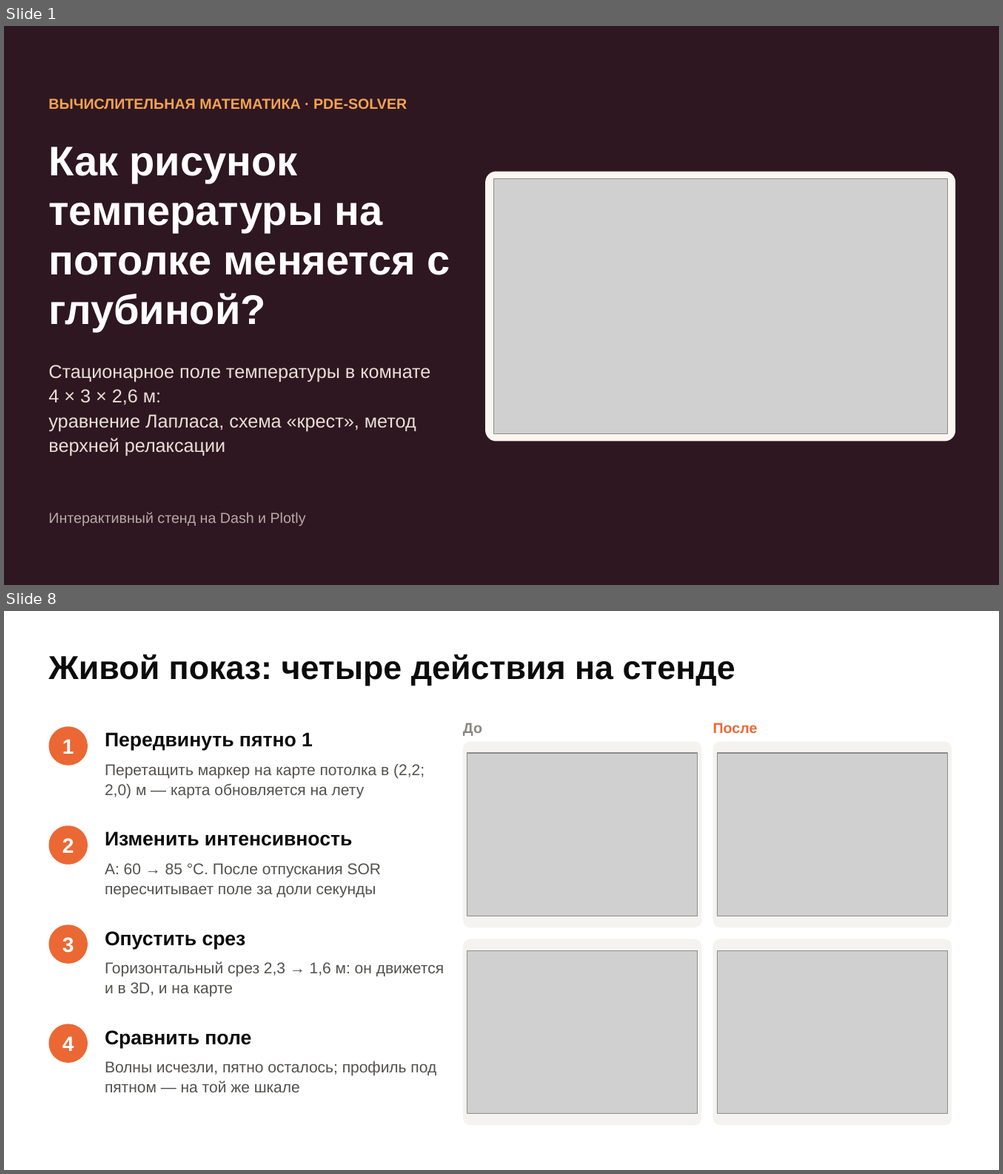
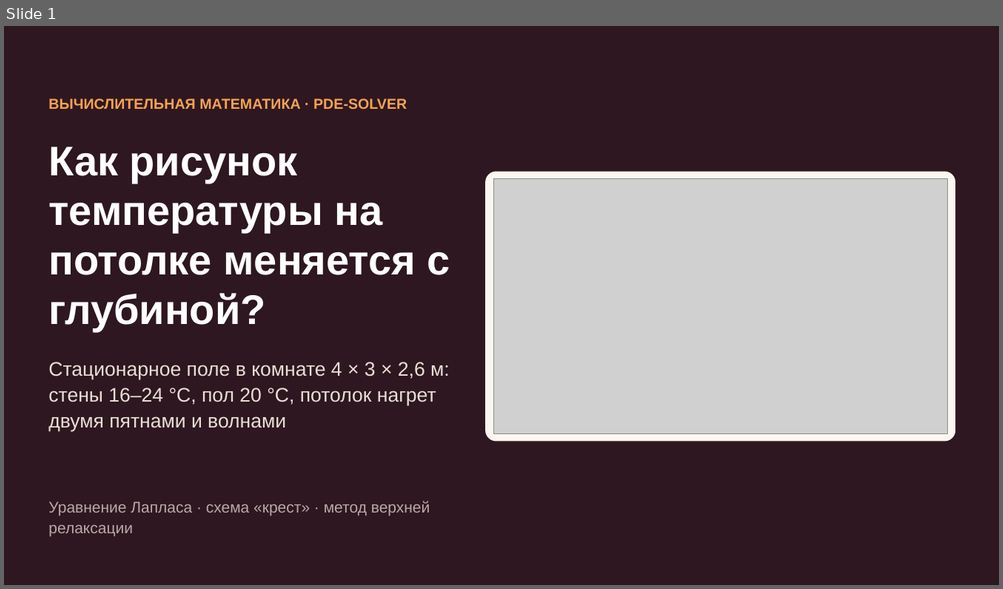
Before and after one commit to terMorel/computational-mathematics, a slide deck: PDE-Solver/presentation/PDE-Solver.pptx. Shown one above the other, each under a label of ours: slides 1 and 8 before the commit, slide 1 after it; the slides between them are not shown. The pictures are 1003x1174 and 1003x589 pixels, drawn with LibreOffice and Linux fonts; fonts in the diff are those of the drawing; grey boxes stand for pictures. Boxes give left, top, right and bottom in pixels: in the first picture for what was removed or moved away, otherwise in the second. Text is boxed around its words. In the diff, an @@ line names an element or a change of style, - is before the commit and + after.

```diff
--- a/PDE-Solver/presentation/PDE-Solver.pptx
+++ b/PDE-Solver/presentation/PDE-Solver.pptx
@@ slide 8 removed at box(4, 611, 999, 1170), background #FFFFFF @@
@@ text removed at box(48, 654, 735, 686) @@
-Живой показ: четыре действия на стенде
@@ ellipse removed at box(48, 726, 88, 766) @@
-1
@@ text removed at box(105, 732, 313, 751) @@
-Передвинуть пятно 1
@@ text removed at box(463, 723, 482, 736) @@
-До
@@ rounded rectangle removed at box(463, 741, 702, 928) @@
@@ text removed at box(713, 723, 757, 733) @@
-После
@@ rounded rectangle removed at box(713, 741, 951, 928) @@
@@ text removed at box(105, 764, 424, 799) @@
-Перетащить маркер на карте потолка в (2,2; 2,0) м — карта обновляется на лету
@@ picture removed at box(467, 753, 697, 916) @@
@@ picture removed at box(717, 753, 947, 916) @@
@@ ellipse removed at box(48, 826, 88, 865) @@
-2
@@ text removed at box(105, 832, 352, 846) @@
-Изменить интенсивность
@@ text removed at box(105, 863, 381, 898) @@
-A: 60 → 85 °C. После отпускания SOR пересчитывает поле за доли секунды
@@ ellipse removed at box(48, 925, 88, 964) @@
-3
@@ text removed at box(105, 931, 246, 949) @@
-Опустить срез
@@ rounded rectangle removed at box(463, 940, 702, 1126) @@
@@ rounded rectangle removed at box(713, 940, 951, 1126) @@
@@ text removed at box(105, 962, 444, 997) @@
-Горизонтальный срез 2,3 → 1,6 м: он движется и в 3D, и на карте
@@ picture removed at box(467, 951, 697, 1114) @@
@@ picture removed at box(717, 951, 947, 1114) @@
@@ ellipse removed at box(48, 1025, 88, 1063) @@
-4
@@ text removed at box(105, 1031, 251, 1048) @@
-Сравнить поле
@@ text removed at box(105, 1062, 436, 1093) @@
-Волны исчезли, пятно осталось; профиль под пятном — на той же шкале
@@ slide 1 changed as well @@
@@ text at box(48, 362, 449, 432): text changed; size 18 to 19 pt @@
-Стационарное поле температуры в комнате 4 × 3 × 2,6 м:
-уравнение Лапласа, схема «крест», метод верхней релаксации
+Стационарное поле в комнате 4 × 3 × 2,6 м: стены 16–24 °C, пол 20 °C, потолок нагрет двумя пятнами и волнами
@@ text at box(48, 501, 430, 537): text changed; size 14 to 15 pt @@
-Интерактивный стенд на Dash и Plotly
+Уравнение Лапласа · схема «крест» · метод верхней релаксации
```
Also in this commit, not shown: 1 other slide changed, 7 slides added, 6 other slides removed, 12 other files.
